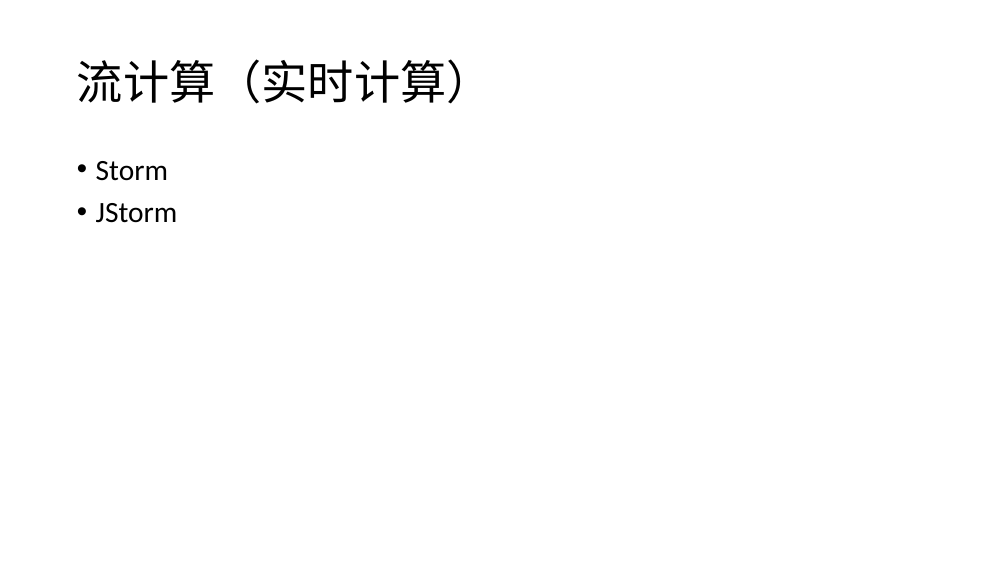
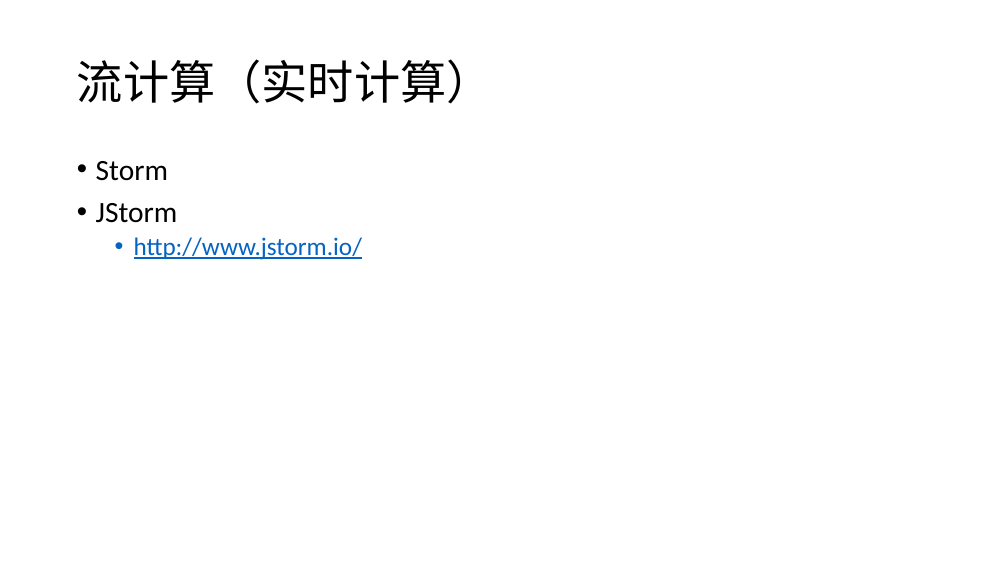
Before and after one commit to csliangdu/ExchangeAgg, a slide deck: slide 42 of doc/Coin.pptx (slide 5 before the commit). Drawn at 1008x567 pixels with LibreOffice and Linux fonts; fonts in the diff are those of the drawing. Boxes give left, top, right and bottom in pixels: in the first picture for what was removed or moved away, otherwise in the second. Text is boxed around its words. In the diff, an @@ line names an element or a change of style, - is before the commit and + after.

```diff
--- a/doc/Coin.pptx
+++ b/doc/Coin.pptx
@@ text at [134,237,362,260]: paragraph added @@
+  • http://www.jstorm.io/
```
Also in this commit, not shown: 3 other slides changed, 58 slides added, 1 slide removed.
